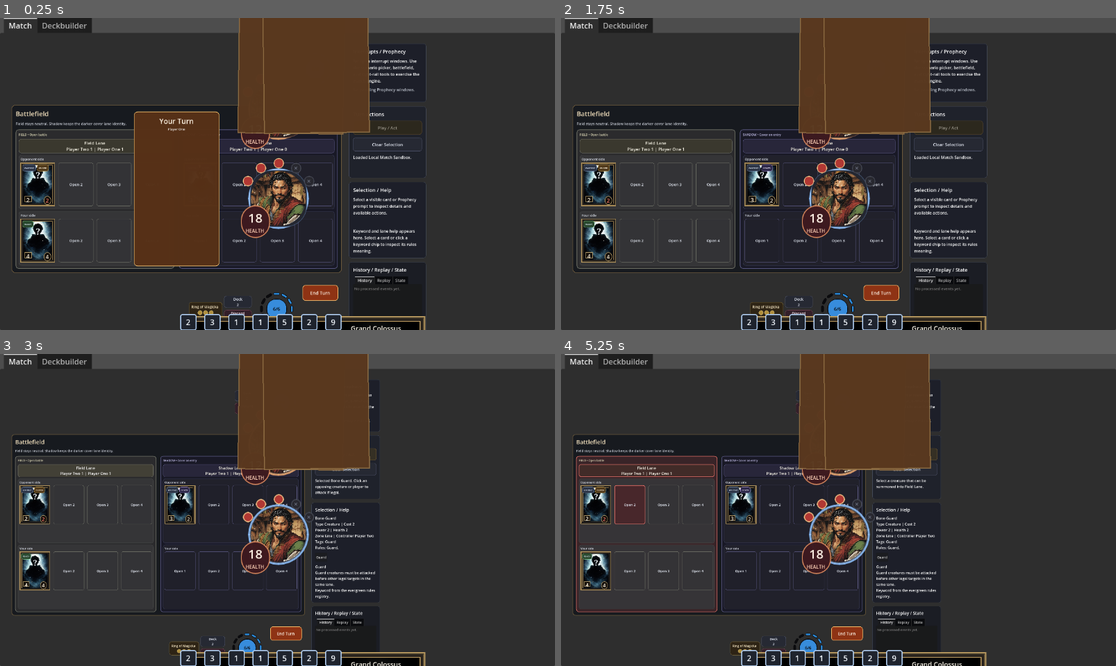
Above: before the commit, frames 1-4 (two rows, left to right).
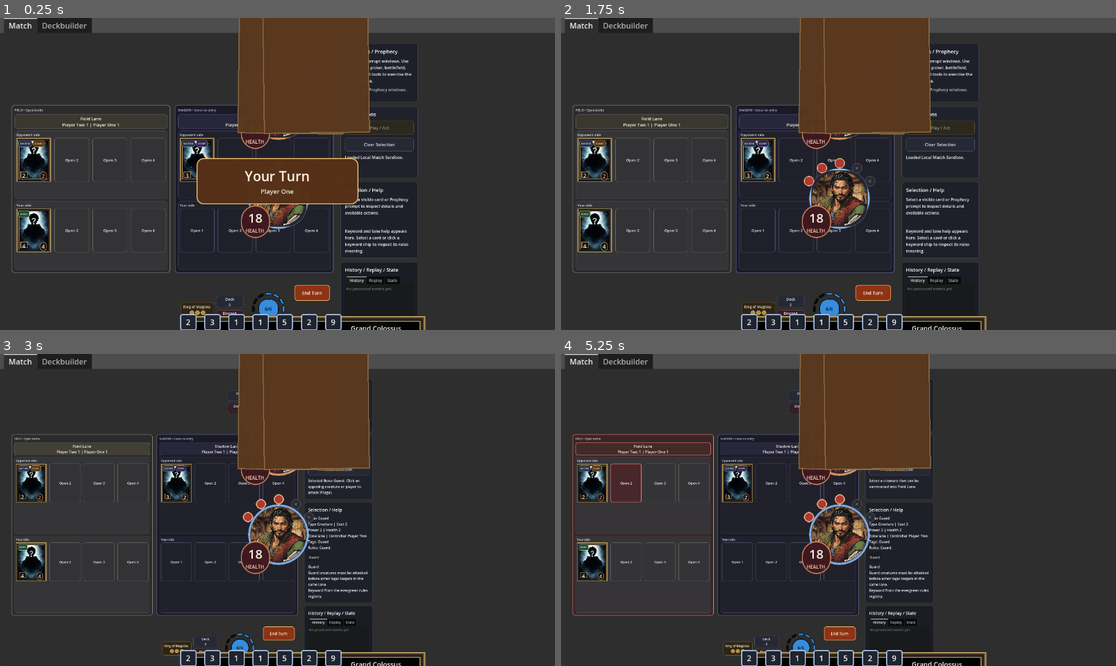
Above: after the commit, the same moments.

Repository: FlinnBurgess/elder-scrolls-legends
Game: Godot game, scene res://scenes/bootstrap/bootstrap.tscn
The game is run twice, just before and just after one commit, with the same random seed, the same clock (stepped at 60 frames per second) and the same inputs.
Inputs (mouse positions are in pixels of both pictures, inside the frame that each line leads up to; where the layout moved, square brackets give the same spot in the first picture):
- Up to frame 1 (0.25 s): no input
- Up to frame 2 (1.75 s): click "Deck 2" at 0.5 s; click "Discard 1" at 1.25 s
- Up to frame 3 (3 s): click "Field Lane Player Two 1 | Pla…" at 2 s; click (33, 494) [38, 519] at 2.75 s
- Up to frame 4 (5.25 s): click "Play / Act" at 3.5 s; click "Play / Act" at 4.25 s; click "Open 2" at 5 s

The runs differ from the first frame. In frame 1, 18% of the frame differs, in the area x 2-77%, y 8-96%; in frame 2, 10%; in frame 3, 7.9%; in frame 4, 9.4%.

Commit message:
Remove battlefield container, center lanes, and fix turn banner overlay
Replace the BattlefieldPanel PanelContainer with a plain HBoxContainer
to reclaim vertical space. Move the turn banner overlay to the scene
root so it floats centered over the full screen.

Co-Authored-By: Claude Opus 4.6 <noreply@anthropic.com>

Diff:
--- a/src/ui/match_screen.gd
+++ b/src/ui/match_screen.gd
@@ -1138,34 +1138,14 @@
 
 
 func _build_lanes_panel() -> Control:
-	var lanes_panel := PanelContainer.new()
-	lanes_panel.name = "BattlefieldPanel"
-	lanes_panel.custom_minimum_size = Vector2(0, 360)
-	lanes_panel.size_flags_horizontal = SIZE_EXPAND_FILL
-	lanes_panel.size_flags_vertical = SIZE_EXPAND_FILL
-	lanes_panel.size_flags_stretch_ratio = 2.8
-	_apply_panel_style(lanes_panel, Color(0.09, 0.1, 0.12, 0.98), Color(0.49, 0.4, 0.25, 0.92), 2, 14)
-	var lanes_box := _build_panel_box(lanes_panel, 12, 14)
-
-	var battlefield_title := Label.new()
-	battlefield_title.text = "Battlefield"
-	battlefield_title.add_theme_font_size_override("font_size", 26)
-	battlefield_title.add_theme_color_override("font_color", Color(0.97, 0.9, 0.76, 1.0))
-	lanes_box.add_child(battlefield_title)
-
-	var battlefield_caption := Label.new()
-	battlefield_caption.text = "Field stays neutral. Shadow keeps the darker cover lane identity."
-	battlefield_caption.autowrap_mode = TextServer.AUTOWRAP_WORD_SMART
-	battlefield_caption.max_lines_visible = 2
-	battlefield_caption.add_theme_font_size_override("font_size", 14)
-	battlefield_caption.add_theme_color_override("font_color", Color(0.82, 0.84, 0.88, 0.92))
-	lanes_box.add_child(battlefield_caption)
-
 	var lanes_row := HBoxContainer.new()
+	lanes_row.name = "BattlefieldPanel"
+	lanes_row.custom_minimum_size = Vector2(0, 360)
+	lanes_row.alignment = BoxContainer.ALIGNMENT_CENTER
 	lanes_row.size_flags_horizontal = SIZE_EXPAND_FILL
 	lanes_row.size_flags_vertical = SIZE_EXPAND_FILL
+	lanes_row.size_flags_stretch_ratio = 2.8
 	lanes_row.add_theme_constant_override("separation", 18)
-	lanes_box.add_child(lanes_row)
 
 	for lane in _lane_entries():
 		var lane_id := str(lane.get("id", ""))
@@ -1237,18 +1217,18 @@
 	banner_overlay.add_theme_constant_override("margin_right", 48)
 	banner_overlay.add_theme_constant_override("margin_bottom", 24)
 	banner_overlay.z_index = 40
-	lanes_panel.add_child(banner_overlay)
-	var banner_row := HBoxContainer.new()
-	banner_row.alignment = BoxContainer.ALIGNMENT_CENTER
-	banner_row.size_flags_horizontal = SIZE_EXPAND_FILL
-	banner_row.mouse_filter = Control.MOUSE_FILTER_IGNORE
-	banner_overlay.add_child(banner_row)
+	add_child(banner_overlay)
+	var banner_center := CenterContainer.new()
+	banner_center.size_flags_horizontal = SIZE_EXPAND_FILL
+	banner_center.size_flags_vertical = SIZE_EXPAND_FILL
+	banner_center.mouse_filter = Control.MOUSE_FILTER_IGNORE
+	banner_overlay.add_child(banner_center)
 	_turn_banner_panel = PanelContainer.new()
 	_turn_banner_panel.name = "TurnBannerPanel"
 	_turn_banner_panel.visible = false
 	_turn_banner_panel.mouse_filter = Control.MOUSE_FILTER_IGNORE
 	_turn_banner_panel.custom_minimum_size = Vector2(336, 72)
-	banner_row.add_child(_turn_banner_panel)
+	banner_center.add_child(_turn_banner_panel)
 	var banner_box := _build_panel_box(_turn_banner_panel, 10, 16)
 	var banner_column := VBoxContainer.new()
 	banner_column.add_theme_constant_override("separation", 3)
@@ -1263,7 +1243,7 @@
 	_turn_banner_detail_label.horizontal_alignment = HORIZONTAL_ALIGNMENT_CENTER
 	_turn_banner_detail_label.add_theme_font_size_override("font_size", 13)
 	banner_column.add_child(_turn_banner_detail_label)
-	return lanes_panel
+	return lanes_row
 
 
 func _build_read_only_text(tab_name: String) -> TextEdit:
--- a/tests/match_ui_runner.gd
+++ b/tests/match_ui_runner.gd
@@ -87,7 +87,6 @@
 	var field_lane_header := screen.find_child("field_lane_header", true, false) as Button
 	var field_player_row_panel := screen.find_child("field_player_1_lane_row_panel", true, false)
 	var field_player_row := screen.find_child("field_player_1_lane_row", true, false) as HBoxContainer
-	var battlefield_title := _find_label_with_text(screen, "Battlefield")
 	var actions_title := _find_label_with_text(screen, "Turn Actions")
 	var row_label := _find_first_label(field_player_row_panel)
 	return (
@@ -104,7 +103,6 @@
 		_assert(is_equal_approx(match_layout.anchor_right, 1.0) and is_equal_approx(match_layout.anchor_bottom, 1.0), "Match layout should anchor to the full screen rect.") and
 		_assert(match_layout.get_theme_constant("margin_left") >= 20 and match_layout.get_theme_constant("margin_right") >= 20, "Layout shell should add visible outer horizontal padding.") and
 		_assert(match_layout.get_theme_constant("margin_top") >= 20 and match_layout.get_theme_constant("margin_bottom") >= 20, "Layout shell should add visible outer vertical padding.") and
-		_assert(_panel_has_padding(battlefield, 12), "Battlefield panel should preserve clear inner padding.") and
 		_assert(_panel_has_padding(inspector_panel, 16), "Inspector rail should include stronger internal padding.") and
 		_assert(board_column.get_index() < utility_column.get_index(), "Board column should precede the utility column.") and
 		_assert(opponent_band.get_index() < battlefield.get_index(), "Opponent band should render above the battlefield.") and
@@ -120,7 +118,6 @@
 			_assert(field_lane_marker != null and field_lane_marker.text.contains("FIELD"), "Field lane marker should stay explicitly readable.") and
 			_assert(shadow_lane_marker != null and shadow_lane_marker.text.contains("SHADOW"), "Shadow lane marker should stay always visible.") and
 			_assert(_panel_background_brightness(shadow_lane_panel) < _panel_background_brightness(field_lane_panel), "Shadow lane should keep a darker ambient treatment than the Field lane.") and
-			_assert(battlefield_title != null and battlefield_title.get_theme_font_size("font_size") >= 24, "Battlefield heading should use stronger typography.") and
 		_assert(actions_title != null and actions_title.get_theme_font_size("font_size") >= 20, "Action heading should use stronger typography.") and
 		_assert(row_label != null and row_label.get_theme_font_size("font_size") >= 13, "Lane row labels should stay readable after the compact battlefield rebalance.") and
 		_assert(play_button != null and play_button.get_theme_font_size("font_size") >= 17, "Primary action buttons should use larger type.") and
